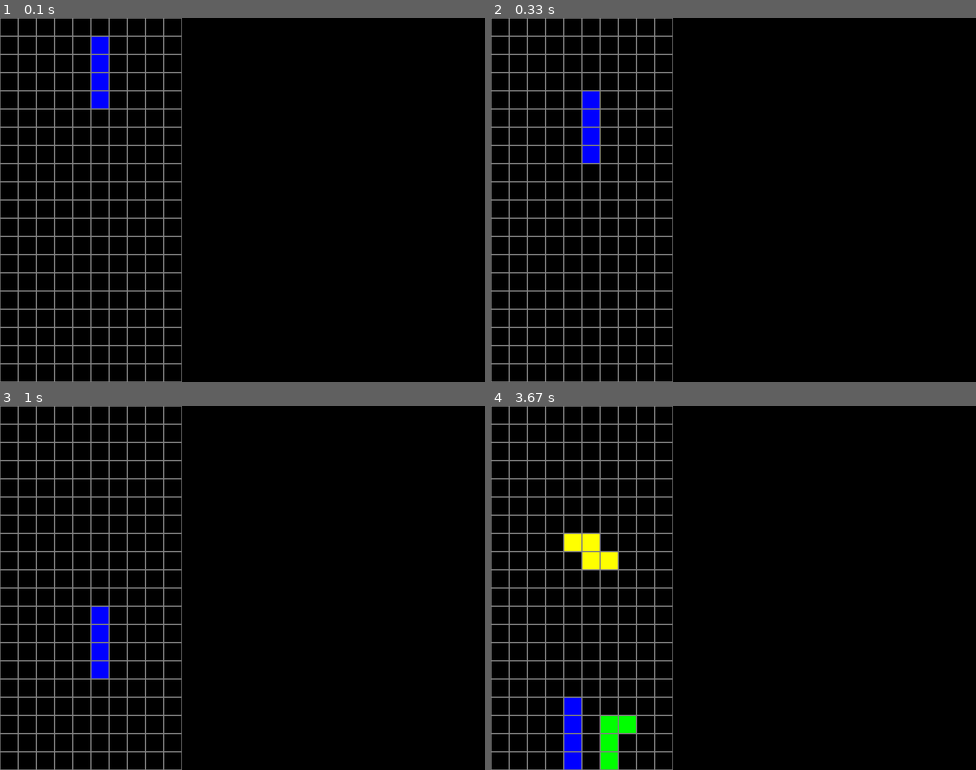
Above: before the commit, frames 1-4 (two rows, left to right).
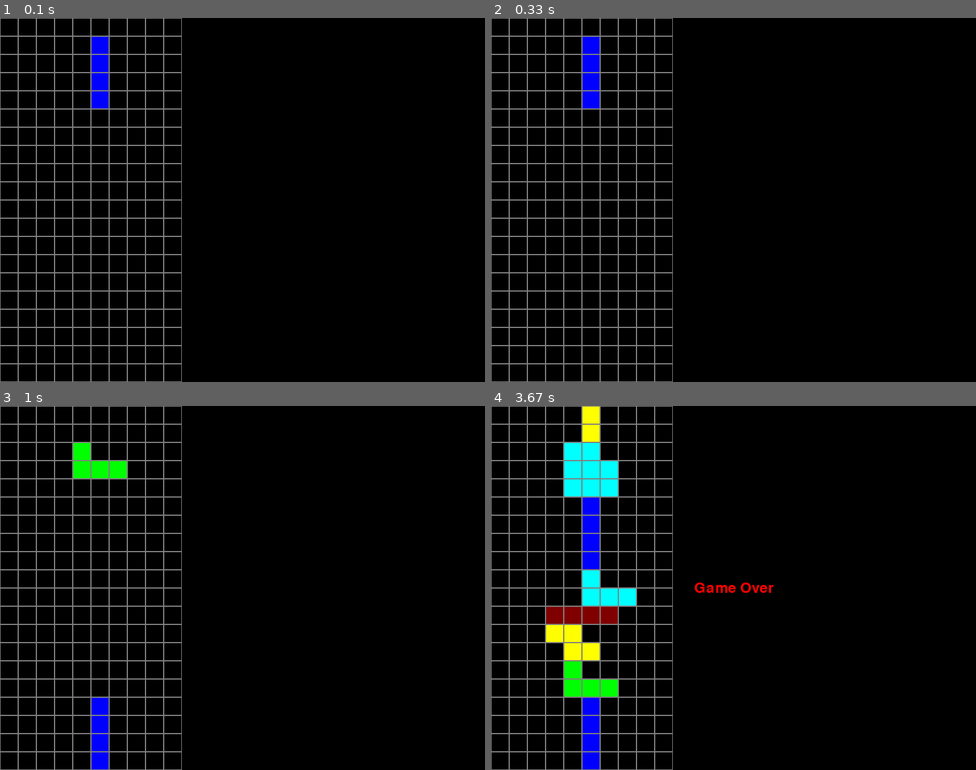
Above: after the commit, the same moments.

Repository: i0z0m/tetris-pygame
Game: pygame game, started from src/tetris_pygame/__main__.py
Two runs of this game, one before a commit and one after it. Both use one fixed random seed, a clock stepped at 60 frames per second and the inputs below.
Inputs:
- Up to frame 1 (0.1 s): no input
- Up to frame 2 (0.33 s): no input
- Up to frame 3 (1 s): tap Space at 0.33, 0.73 s; hold Down from 0.67 s (still down)
- Up to frame 4 (3.67 s): release Down at 1.13 s; hold Left 1.17-1.67 s; tap Space at 1.23, 1.77, 2.22, 2.9 s; hold Up 1.7-2.12 s; hold Right 2.15-2.8 s; hold Down from 2.83 s (still down)

Frame 1 is identical in both runs. In frame 2, 1.0% of the frame differs, in the area x 18-23%, y 5-40%; in frame 3, 2.0%; in frame 4, 7.4%, in the area x 11-59%, y 0-100%.

Commit message:
Add hard and soft drop method

Diff:
--- a/src/tetris_pygame/__main__.py
+++ b/src/tetris_pygame/__main__.py
@@ -1,5 +1,6 @@
 import pygame
 import random
+import time
 
 # テトリスの定数
 WIDTH, HEIGHT = 800, 600
@@ -130,6 +131,7 @@
         self.play_height = PLAY_HEIGHT
         self.grid = [[0] * (self.play_width // BLOCK_SIZE) for _ in range(self.play_height // BLOCK_SIZE)]
         self.current_block = self.create_new_block()
+        self.game_over = False
 
     def create_new_block(self):
         shape = random.choice(SHAPES)
@@ -162,9 +164,19 @@
         elif direction == 'right':
             if self.is_valid_move(self.current_block, x_offset=1):
                 self.current_block.move_right()
-        elif direction == 'down':
-            if self.is_valid_move(self.current_block, y_offset=1):
-                self.current_block.move_down()
+
+    def soft_drop(self):
+        if self.is_valid_move(self.current_block, y_offset=1):
+            self.current_block.move_down()
+
+    def hard_drop(self):
+        while self.is_valid_move(self.current_block, y_offset=1):
+            self.current_block.move_down()
+        self.place_block(self.current_block)
+        full_lines = self.check_lines()
+        if full_lines:
+            self.clear_lines(full_lines)
+        self.current_block = self.create_new_block()
 
     def rotate_block(self):
         temp_rotation = self.current_block.rotation
@@ -213,34 +225,49 @@
             self.current_block = self.create_new_block()
             if not self.is_valid_move(self.current_block):
                 # ゲームオーバーの処理
-                pass
+                self.game_over = True
 
     def run(self):
         pygame.init()
         screen = pygame.display.set_mode((WIDTH, HEIGHT))
+        soft_drop_speed = 8
+        normal_tick_rate = 2
         clock = pygame.time.Clock()
-        game_over = False
-
-        while not game_over:
-            for event in pygame.event.get():
-                if event.type == pygame.QUIT:
-                    game_over = True
-                elif event.type == pygame.KEYDOWN:
-                    if event.key == pygame.K_LEFT:
-                        self.move_block('left')
-                    elif event.key == pygame.K_RIGHT:
-                        self.move_block('right')
-                    elif event.key == pygame.K_DOWN:
-                        self.move_block('down')
-                    elif event.key == pygame.K_UP:
-                        self.rotate_block()
-
-            self.update()
-            self.draw(screen)
-            pygame.display.flip()
-            clock.tick(10)
-
-        pygame.quit()
+
+        while not self.game_over:
+            while not self.game_over:
+                tick_rate = normal_tick_rate
+                keys = pygame.key.get_pressed() # 押されているキーを取得
+                if keys[pygame.K_DOWN]: # 下キーが押されているかチェック
+                    self.move_block('down')
+                    tick_rate += soft_drop_speed # 落下速度を早める
+                for event in pygame.event.get():
+                    if event.type == pygame.QUIT:
+                        game_over = True
+                    elif event.type == pygame.KEYDOWN:
+                        if event.key == pygame.K_LEFT:
+                            self.move_block('left')
+                        elif event.key == pygame.K_RIGHT:
+                            self.move_block('right')
+                        elif event.key == pygame.K_DOWN:
+                            self.move_block('down')
+                        elif event.key == pygame.K_UP:
+                            self.rotate_block()
+                        elif event.key == pygame.K_SPACE: # スペースキーが押されたとき
+                            self.hard_drop() # ブロックを一気に下に落とす
+
+                self.update()
+                self.draw(screen)
+                pygame.display.flip()
+                clock.tick(tick_rate)
+
+        font = pygame.font.Font(None, 36)
+        game_over_text = font.render('Game Over', True, (255, 0, 0))
+        game_over_rect = game_over_text.get_rect(center=(WIDTH // 2, HEIGHT // 2))
+        screen.blit(game_over_text, game_over_rect)
+        pygame.display.flip()
+        time.sleep(3)
+
 
 
 # テトリスのゲームの実行
